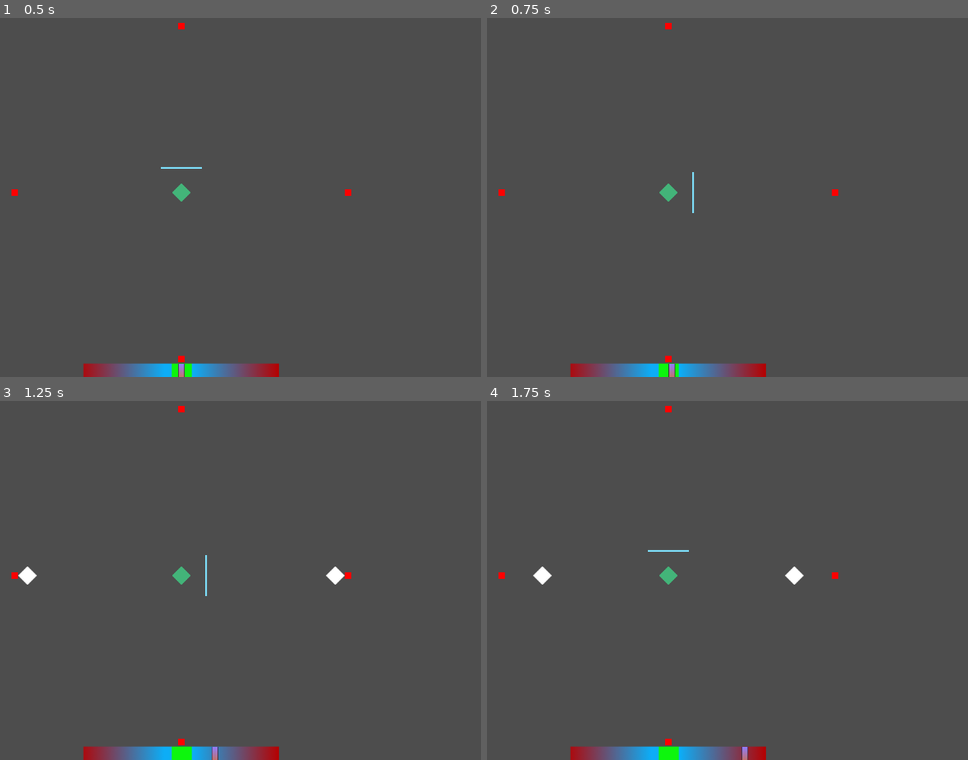
Above: before the commit, frames 1-4 (two rows, left to right).
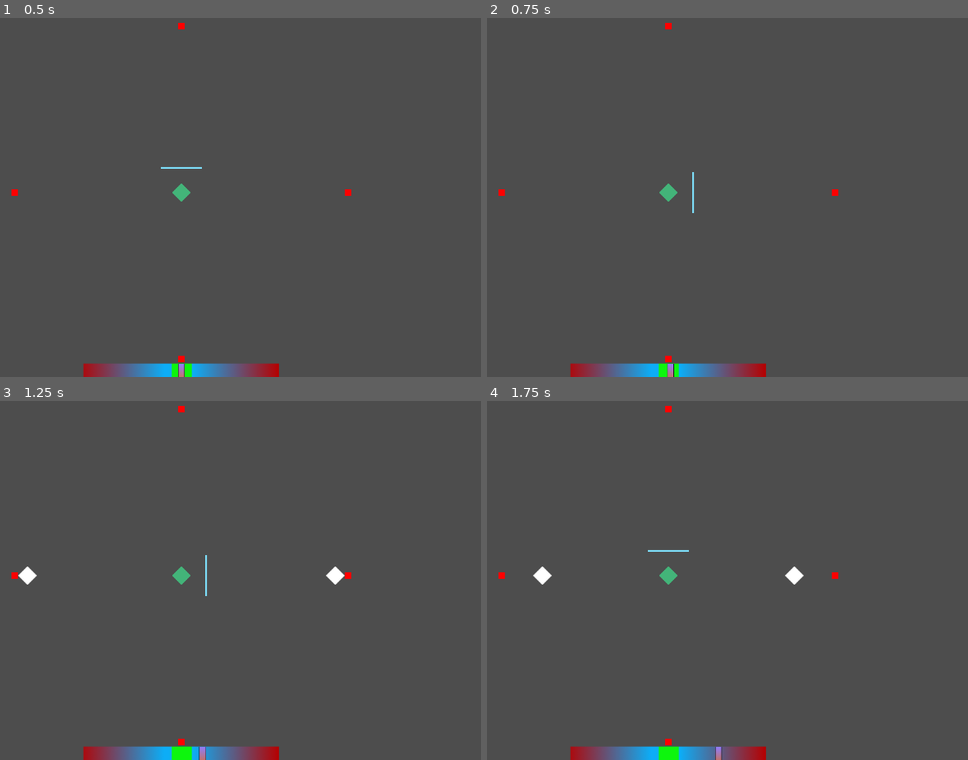
Above: after the commit, the same moments.

Repository: BluePolar282/Jame-Gam-58-2
Game: Godot game, scene res://Jame-Gam-58/Utilities/scenes/main_scene.tscn
Same seed, same stepped clock (60 frames per second), same inputs: the game is played once before the commit and once after it.
Inputs (mouse positions are in pixels of both pictures, inside the frame that each line leads up to):
- Up to frame 1 (0.5 s): no input
- Up to frame 2 (0.75 s): tap Enter at 0.5 s; move the mouse to (814, 172) at 0.52 s; hold D (right) from 0.53 s (still down)
- Up to frame 3 (1.25 s): keep holding D (right)
- Up to frame 4 (1.75 s): move the mouse to (535, 594) at 1.27 s; release D (right) at 1.28 s; hold W (down) from 1.28 s (still down)

Frame 1 is identical in both runs. In frame 2, less than 0.1% of the frame differs, in the area x 37-40%, y 96-100%; in frame 3, 0.1%, in the area x 41-46%, y 96-100%; in frame 4, 0.1%.

Commit message:
Revert "Balance bar falls when moved too far"
This reverts commit 85c089480afeca5e705e17e8a0600a38d31d9657.

Diff:
--- a/Jame-Gam-58/Utilities/scripts/balanceBar.gd
+++ b/Jame-Gam-58/Utilities/scripts/balanceBar.gd
@@ -3,31 +3,14 @@
 
 var velocity = 0.0
 const GRAVITY = 2.0
-const MOUSE_PULL = 0.8
-
-
-
+const MOUSE_PULL = 0.5
 
 func _process(delta):
+	var mouse_pos = get_global_mouse_position()
 
-	if early_head.global_position.x <= -300 or early_head.global_position.x >= 300 :
-		print("pass point of no return")
+	velocity += early_head.global_position.x * GRAVITY * delta
 
-		velocity += early_head.global_position.x * GRAVITY * delta
+	var pull = (mouse_pos.x - early_head.global_position.x) * MOUSE_PULL * delta
+	velocity += pull
 
-		var pull = (0 - early_head.global_position.x) * MOUSE_PULL * delta
-		velocity += pull
-
-		early_head.global_position.x += velocity * delta
-
-	else:
-
-		var mouse_pos = get_global_mouse_position()
-
-		velocity += early_head.global_position.x * GRAVITY * delta
-
-		var pull = (mouse_pos.x - early_head.global_position.x) * MOUSE_PULL * delta
-		velocity += pull
-
-		early_head.global_position.x += velocity * delta
-		print(123123)
+	early_head.global_position.x += velocity * delta
